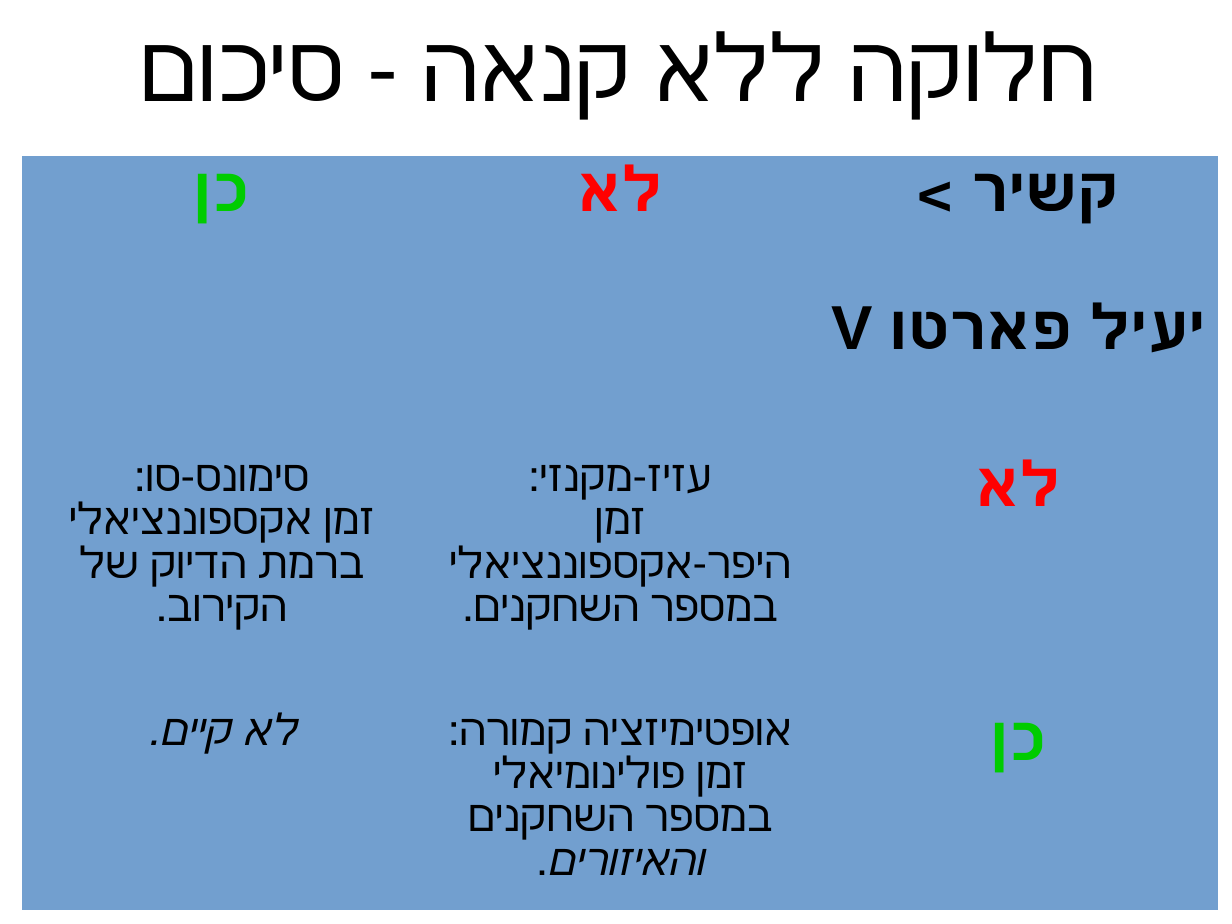
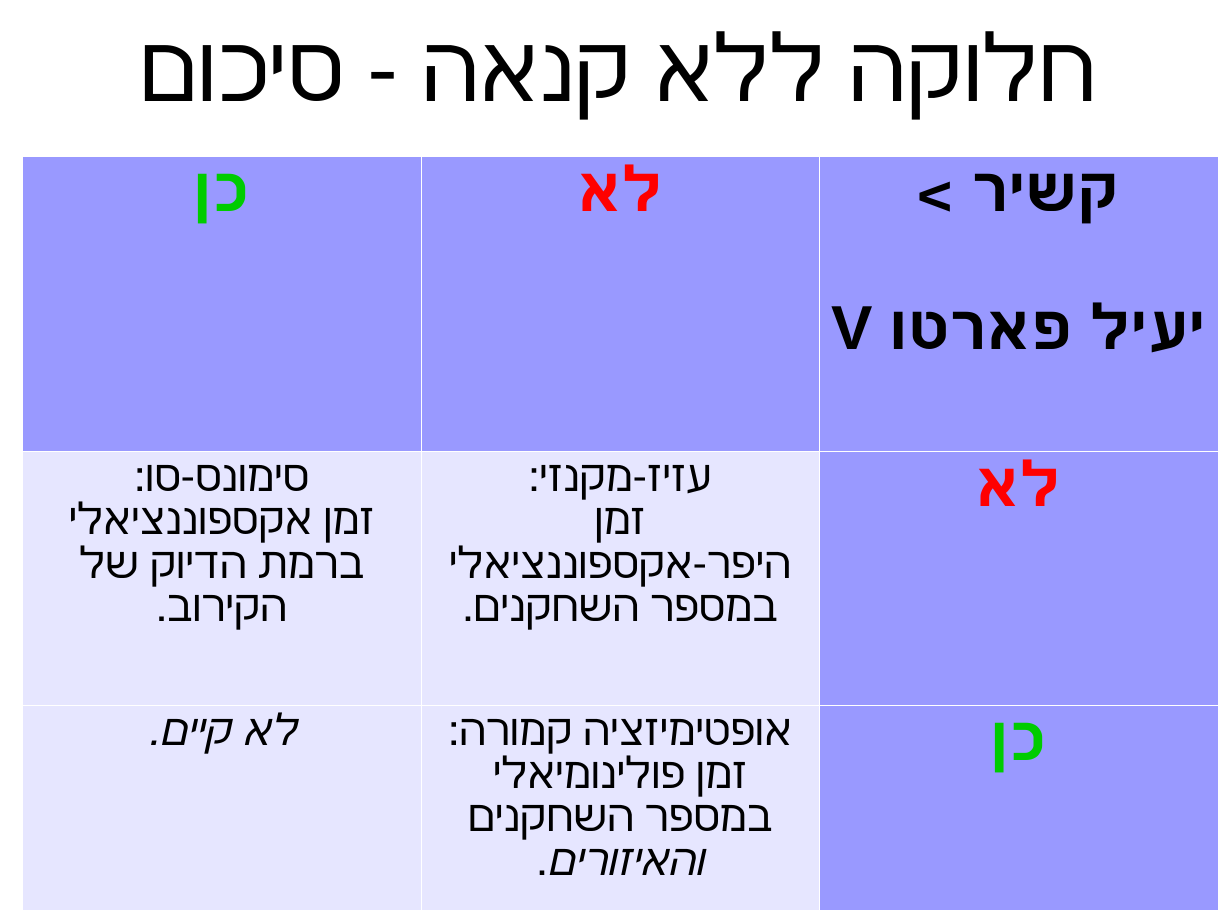
Before and after one commit to erelsgl/ariel-algorithms-5779, a slide deck: slide 17 of 02-pareto-efficiency/slides.odp. Drawn at 1232x924 pixels with LibreOffice and Linux fonts; fonts in the diff are those of the drawing. Boxes give left, top, right and bottom in pixels: in the first picture for what was removed or moved away, otherwise in the second. Text is boxed around its words. In the diff, an @@ line names an element or a change of style, - is before the commit and + after.

```diff
--- a/02-pareto-efficiency/slides.odp
+++ b/02-pareto-efficiency/slides.odp
@@ table at bbox=[22, 157, 1220, 910] @@
@@ fill #729FCF to #9999FF in 5 cells @@
@@ fill #729FCF to #E6E6FF in 4 cells @@
@@ borders changed @@
```
Also in this commit, not shown: 8 other slides changed, 14 other files.
